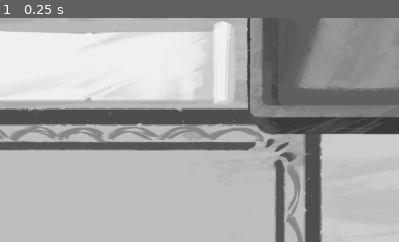
Above: before the commit, frame 1.
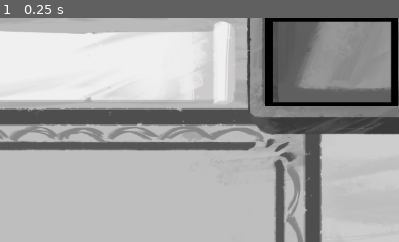
Above: after the commit, the same moment.

Repository: Couselin/CoruJam_RadiacionAlpha
Game: Godot game, scene res://00_scenes/mainScene.tscn
Same seed, same stepped clock (60 frames per second), same inputs: the game is played once before the commit and once after it.
Inputs:
- Up to frame 1 (0.25 s): no input
The pictures show only the part of the screen within x 50-100%, y 0-50%; the shares and areas given below are measured in that part.

The runs differ from the first frame. In frame 1, 2.6% of the frame differs, in the area x 66-100%, y 0-40%.

Commit message:
nose bro sigo trabajando :hammer:

Diff:
--- a/00_scenes/mainScene.tscn
+++ b/00_scenes/mainScene.tscn
@@ -8,8 +8,9 @@
 [ext_resource type="PackedScene" uid="uid://cawo6ubjilmhu" path="res://01_assets/00_items/itemsPrueba/itemRojo.tscn" id="6_mpmdo"]
 [ext_resource type="PackedScene" uid="uid://dndcwbgn0q87a" path="res://01_assets/01_ui/FinalProductSlot.tscn" id="7_mpmdo"]
 
-[node name="Node2D" type="Node2D" unique_id=815484022]
+[node name="Node2D" type="Node2D" unique_id=815484022 node_paths=PackedStringArray("DeliverySlot")]
 script = ExtResource("1_7rbd1")
+DeliverySlot = NodePath("DeliverySlot")
 
 [node name="interfaceImage" type="Sprite2D" parent="." unique_id=385981431]
 scale = Vector2(0.6, 0.6)
@@ -27,6 +28,10 @@
 position = Vector2(67, 439.465)
 scale = Vector2(0.3, 0.3)
 
+[node name="DeliverySlot" parent="." unique_id=171514903 instance=ExtResource("2_t6w3n")]
+position = Vector2(1055, 63)
+scale = Vector2(0.75, 0.5)
+
 [node name="ResultSlot" parent="." unique_id=2036309795 node_paths=PackedStringArray("Slot01", "Slot02", "mainScene") instance=ExtResource("7_mpmdo")]
 position = Vector2(67, 581)
 scale = Vector2(0.3, 0.3)
@@ -36,12 +41,9 @@
 
 [node name="amarillo" parent="." unique_id=1205351558 instance=ExtResource("4_b7ysp")]
 position = Vector2(385, 317)
-ItemID = "amarillo"
 
 [node name="azul" parent="." unique_id=1512355472 instance=ExtResource("5_t6w3n")]
 position = Vector2(533, 386)
-ItemID = "azul"
 
 [node name="rojo" parent="." unique_id=268196808 instance=ExtResource("6_mpmdo")]
 position = Vector2(708, 356)
-ItemID = "rojo"
--- a/00_scenes/main_scene.gd
+++ b/00_scenes/main_scene.gd
@@ -1,11 +1,22 @@
 extends Node2D
 
-
-# Called when the node enters the scene tree for the first time.
-func _ready() -> void:
-	pass # Replace with function body.
+@export var DeliverySlot: BasicSlot
 
 
-# Called every frame. 'delta' is the elapsed time since the previous frame.
+# BEGIN PLAY
+func _ready() -> void:
+	DeliverySlot.itemOnSlot.connect(checkDelivery)
+	pass
+
+
+# EVENT TICK
 func _process(_delta: float) -> void:
 	pass
+
+
+#Detectar pedido correcto
+func checkDelivery():
+	if !DeliverySlot.SlotEmpty:
+		if DeliverySlot.ItemReference.ItemID == "azul":
+			print("item correcto")
+			pass
--- a/01_assets/00_items/itemsPrueba/itemAmarillo.tscn
+++ b/01_assets/00_items/itemsPrueba/itemAmarillo.tscn
@@ -4,6 +4,7 @@
 [ext_resource type="Texture2D" uid="uid://b8v8mjay1hkij" path="res://01_assets/00_items/sprites/99_paceholders/amarillo.png" id="2_2bvdk"]
 
 [node name="Node2D" unique_id=1205351558 instance=ExtResource("1_dg11t")]
+ItemID = "amarillo"
 
 [node name="Sprite2D" parent="." index="0" unique_id=1523409278]
 texture = ExtResource("2_2bvdk")
--- a/01_assets/00_items/itemsPrueba/itemAzul.tscn
+++ b/01_assets/00_items/itemsPrueba/itemAzul.tscn
@@ -4,6 +4,7 @@
 [ext_resource type="Texture2D" uid="uid://hnhhtkccqo4j" path="res://01_assets/00_items/sprites/99_paceholders/azul.png" id="2_ii6bx"]
 
 [node name="Node2D" unique_id=1205351558 instance=ExtResource("1_k15ru")]
+ItemID = "azul"
 
 [node name="Sprite2D" parent="." index="0" unique_id=1523409278]
 texture = ExtResource("2_ii6bx")
--- a/01_assets/00_items/itemsPrueba/itemNaranja.tscn
+++ b/01_assets/00_items/itemsPrueba/itemNaranja.tscn
@@ -4,6 +4,7 @@
 [ext_resource type="Texture2D" uid="uid://bwx3uwu38qcm8" path="res://01_assets/00_items/sprites/99_paceholders/naranja.png" id="2_34fys"]
 
 [node name="Node2D" unique_id=1205351558 instance=ExtResource("1_akupo")]
+ItemID = "naranja"
 
 [node name="Sprite2D" parent="." index="0" unique_id=1523409278]
 texture = ExtResource("2_34fys")
--- a/01_assets/00_items/itemsPrueba/itemRojo.tscn
+++ b/01_assets/00_items/itemsPrueba/itemRojo.tscn
@@ -4,6 +4,7 @@
 [ext_resource type="Texture2D" uid="uid://jd3nbfykoftj" path="res://01_assets/00_items/sprites/99_paceholders/rojo.png" id="2_b1mrg"]
 
 [node name="Node2D" unique_id=1205351558 instance=ExtResource("1_ksem1")]
+ItemID = "rojo"
 
 [node name="Sprite2D" parent="." index="0" unique_id=1523409278]
 texture = ExtResource("2_b1mrg")
